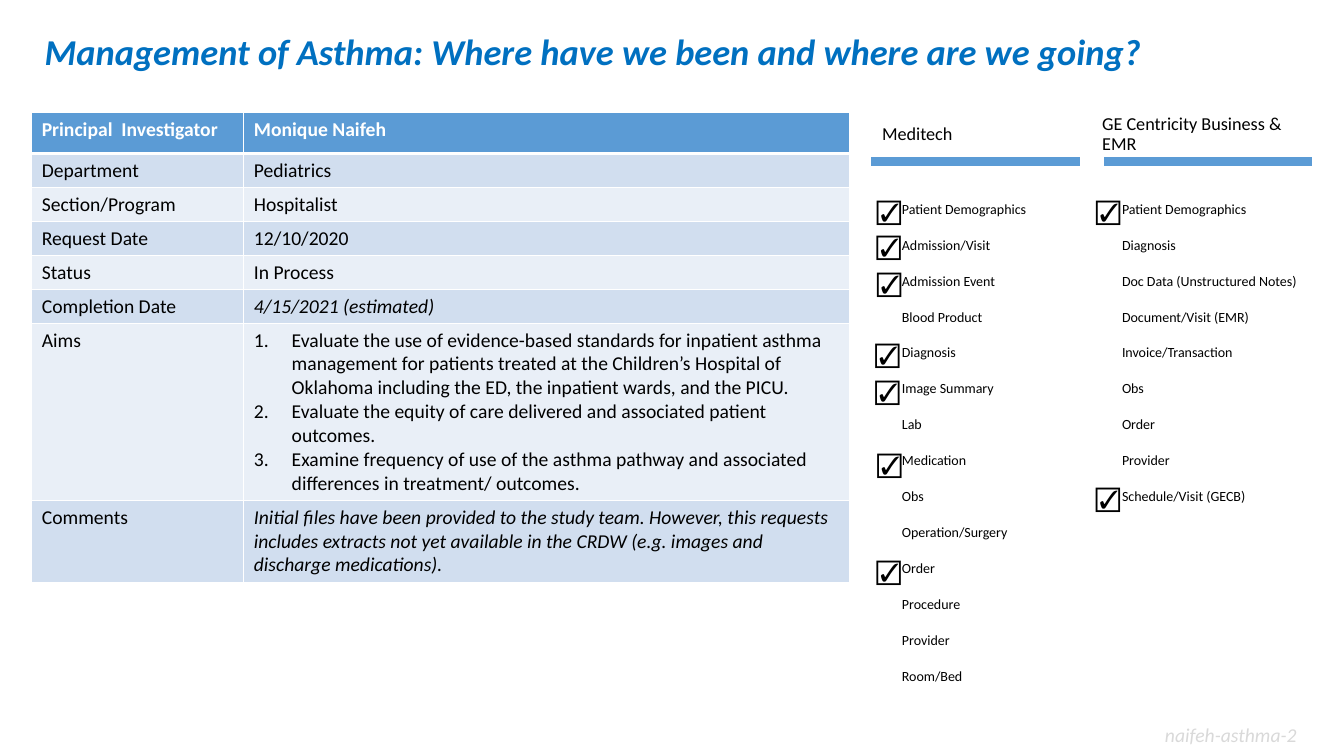
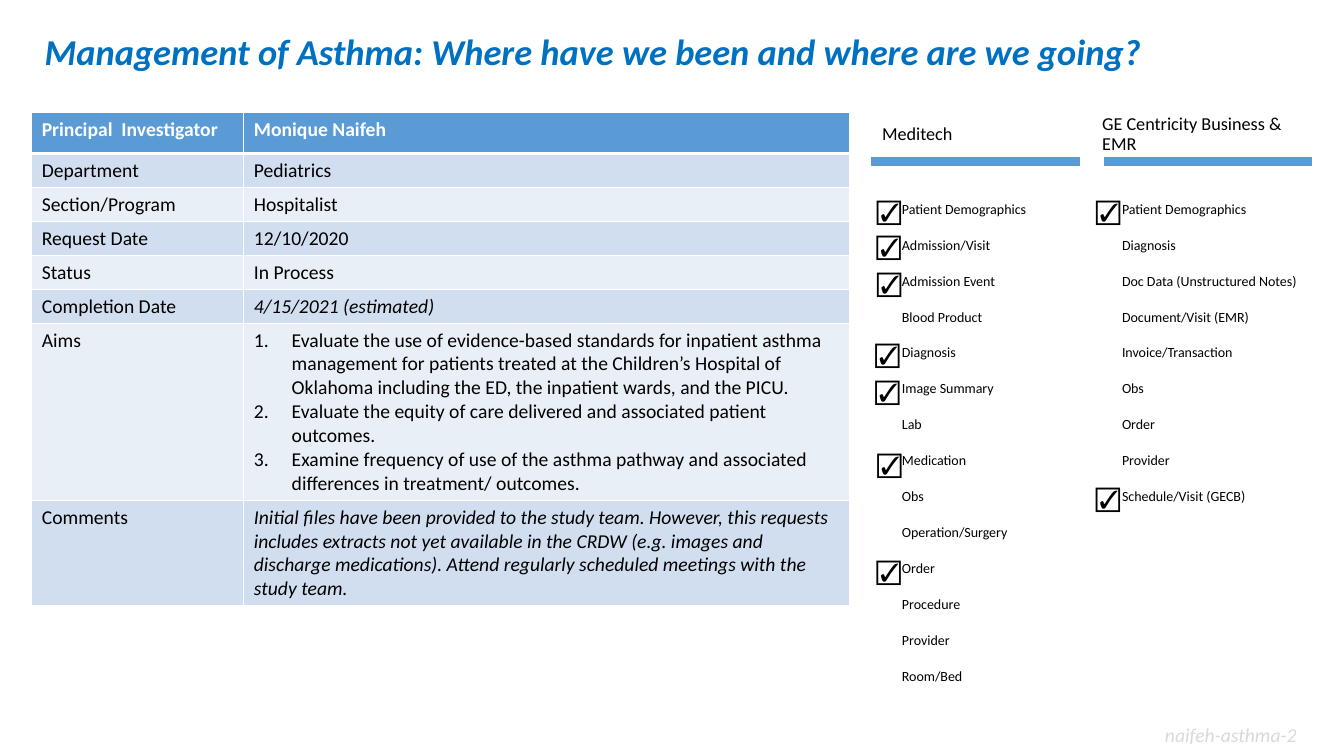
Before and after one commit to OuhscBbmc/prairie-outpost-public, a slide deck: slide 26 of publications/presentation-2021-03-aac/crdw-2021-03.pptx. Drawn at 1344x756 pixels with LibreOffice and Linux fonts; fonts in the diff are those of the drawing. Boxes give left, top, right and bottom in pixels: in the first picture for what was removed or moved away, otherwise in the second. Text is boxed around its words. In the diff, an @@ line names an element or a change of style, - is before the commit and + after.

Commit message:
updated slides for meeting on 2021-03-10

```diff
--- a/publications/presentation-2021-03-aac/crdw-2021-03.pptx
+++ b/publications/presentation-2021-03-aac/crdw-2021-03.pptx
@@ table at [31, 113, 849, 602] @@
-row 8, column 2: Initial files have been provided to the study team. However, this requests includes extracts not yet available in the CRDW (e.g. images and discharge medications).
+row 8, column 2: Initial files have been provided to the study team. However, this requests includes extracts not yet available in the CRDW (e.g. images and discharge medications). Attend regularly scheduled meetings with the study team.
```
Also in this commit, not shown: 16 other slides changed, 3 slides added.
